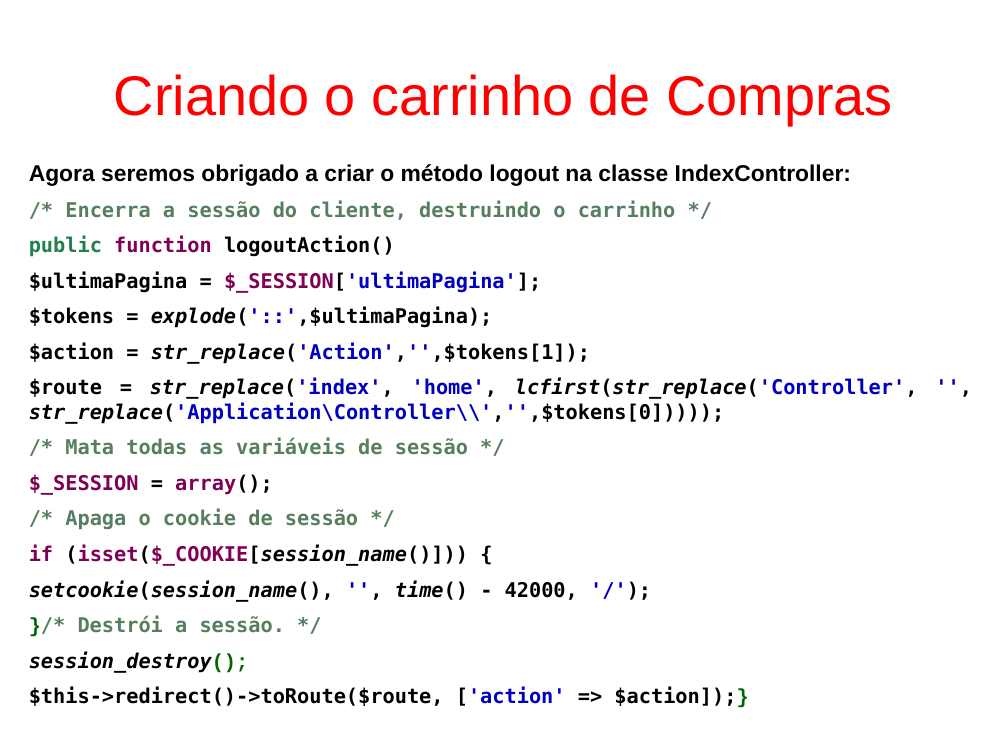
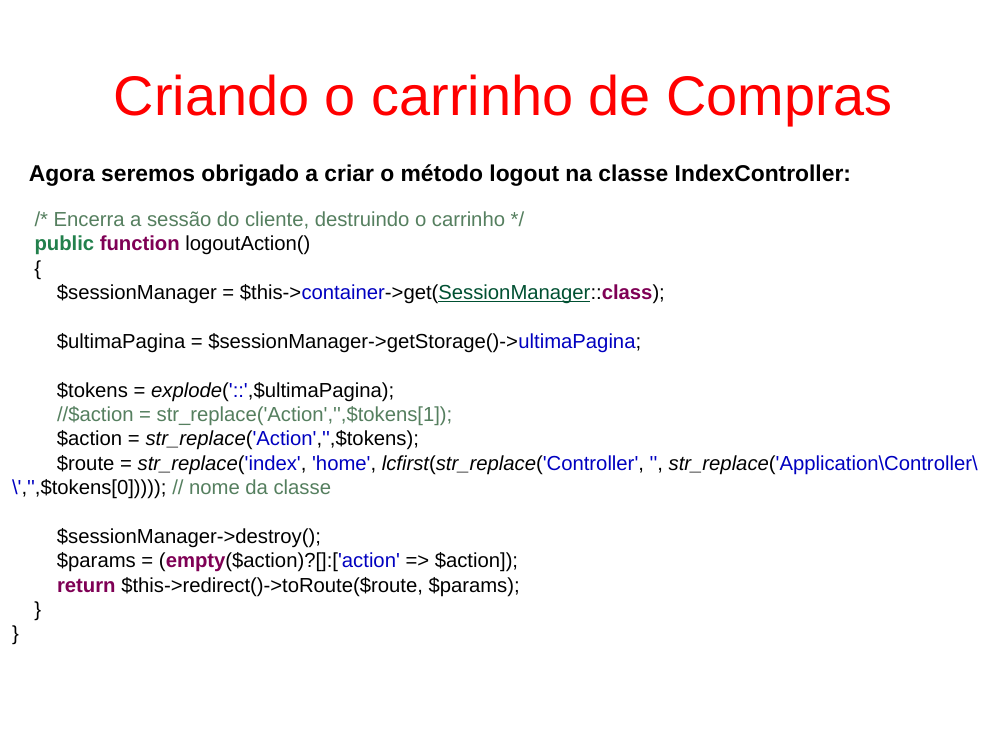
Before and after one commit to fgsl/lojasacme, a slide deck: slide 128 of docs/tutorial.odp (slide 129 before the commit). Drawn at 1008x756 pixels with LibreOffice and Linux fonts; fonts in the diff are those of the drawing. Boxes give left, top, right and bottom in pixels: in the first picture for what was removed or moved away, otherwise in the second. Text is boxed around its words. In the diff, an @@ line names an element or a change of style, - is before the commit and + after.

```diff
--- a/docs/tutorial.odp
+++ b/docs/tutorial.odp
@@ text at [29,200,918,708]: paragraphs removed @@
-/* Encerra a sessão do cliente, destruindo o carrinho */
-public function logoutAction()
-$ultimaPagina = $_SESSION['ultimaPagina'];
-$tokens = explode('::',$ultimaPagina);
-$action = str_replace('Action','',$tokens[1]);
-$route = str_replace('index', 'home', lcfirst(str_replace('Controller', '', str_replace('Application\Controller\\','',$tokens[0]))));
-/* Mata todas as variáveis de sessão */
-$_SESSION = array();
-/* Apaga o cookie de sessão */
-if (isset($_COOKIE[session_name()])) {
-setcookie(session_name(), '', time() - 42000, '/');
-}/* Destrói a sessão. */
-session_destroy();
-$this->redirect()->toRoute($route, ['action' => $action]);}
@@ text added at [12,211,978,597], 16 pt, text #000000 @@
+/* Encerra a sessão do cliente, destruindo o carrinho */
+public function logoutAction()
+{
+$sessionManager = $this->container->get(SessionManager::class);
+$ultimaPagina = $sessionManager->getStorage()->ultimaPagina;
+$tokens = explode('::',$ultimaPagina);
+//$action = str_replace('Action','',$tokens[1]);
+$action = str_replace('Action','',$tokens);
+$route = str_replace('index', 'home', lcfirst(str_replace('Controller', '', str_replace('Application\Controller\\','',$tokens[0])))); // nome da classe
+$sessionManager->destroy();
+$params = (empty($action)?[]:['action' => $action]);
+return $this->redirect()->toRoute($route, $params);
+}
+}
```
Also in this commit, not shown: 53 other slides changed, 12 slides added, 12 slides removed.
